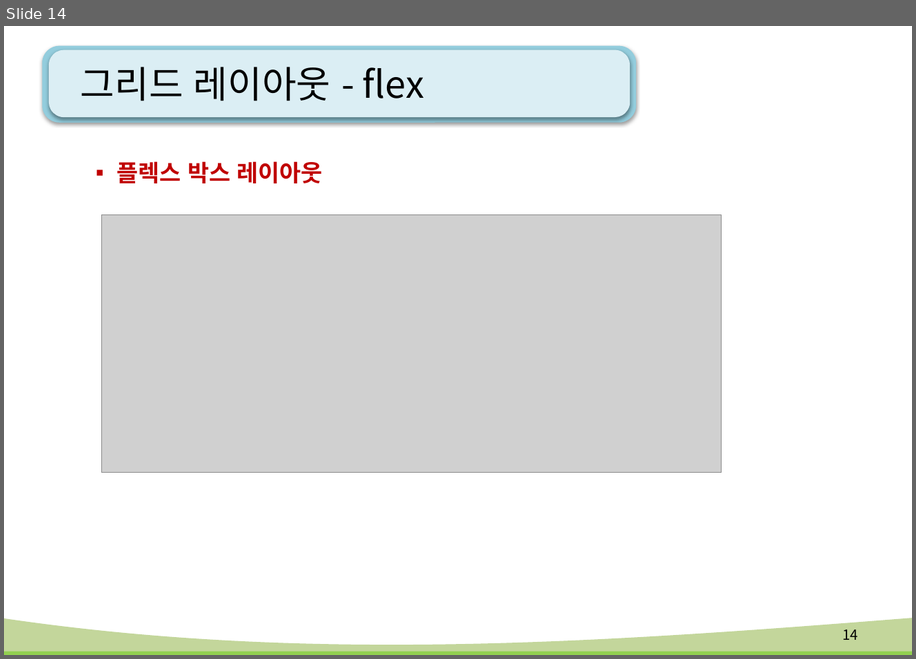
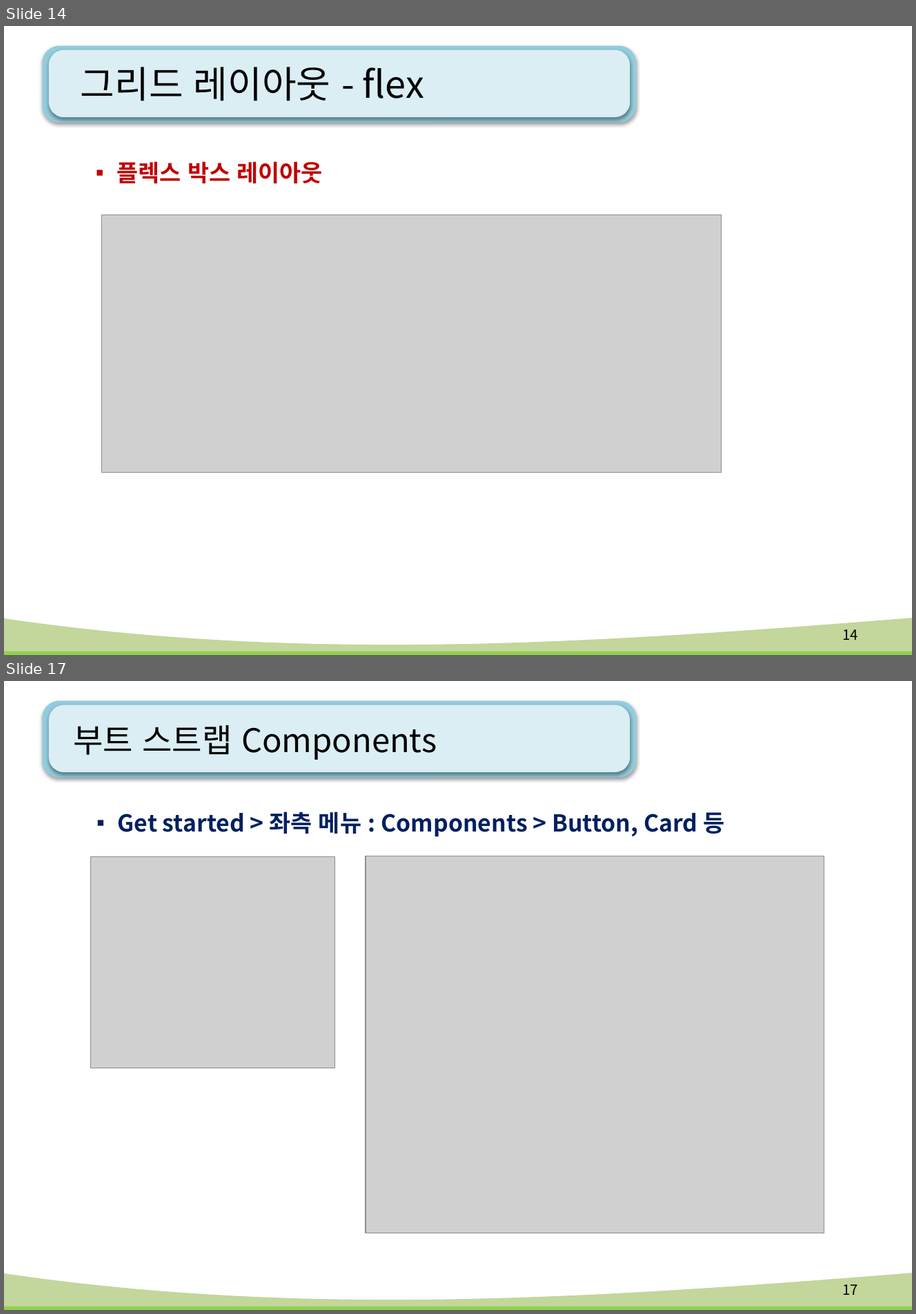
Before and after one commit to kiyongee2/green_project_web, a slide deck: html-css_ppt/12강. flex(플렉스).pptx. Shown one above the other, each under a label of ours: slide 14 before the commit, slides 14 and 17 after it; the slides between them are not shown. The pictures are 916x659 and 916x1314 pixels, drawn with LibreOffice and Linux fonts; fonts in the diff are those of the drawing; grey boxes stand for pictures; background and template pictures are left out. Boxes give left, top, right and bottom in pixels: in the first picture for what was removed or moved away, otherwise in the second. Text is boxed around its words. In the diff, an @@ line names an element or a change of style, - is before the commit and + after.

```diff
--- a/html-css_ppt/12강. flex(플렉스).pptx
+++ b/html-css_ppt/12강. flex(플렉스).pptx
@@ slide 17 added at <box>4,681,912,1310</box>, background #FFFFFF; not listed: 4 template elements that a slide beside it also shows @@
@@ title added at <box>74,725,437,760</box>, 28 pt, text #000000 @@
+부트 스트랩 Components
@@ text added at <box>118,811,724,837</box>, 20 pt, text #002060, bold @@
+▪ Get started > 좌측 메뉴 : Components > Button, Card 등
@@ picture added at <box>90,857,335,1068</box> @@
@@ picture added at <box>366,856,824,1234</box> @@
@@ page number added at <box>843,1284,858,1294</box>, 12 pt, text #000000 @@
+17
```
Also in this commit, not shown: 1 slide changed, 19 other slides added, 57 other files.
